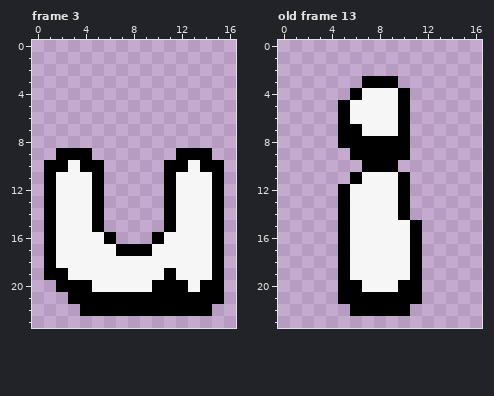
Two states of a pixel-art file, assets/asset shit/hud gfx/score font/letters/score font letters.aseprite. The first picture shows the starting point.
17x24 pixels, 16 frames. Shown: frame 3, old frame 13. The commit also changed other frames, which this record leaves out.
After:
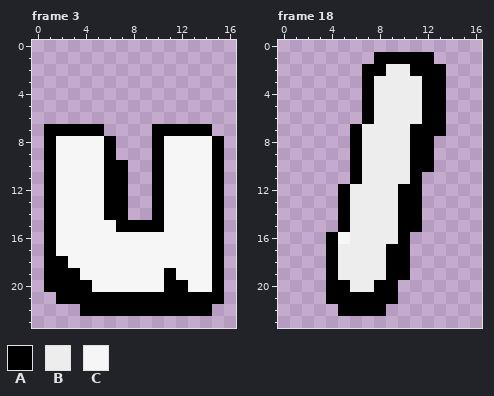
Palette (. is transparent): A #000000  B #ededed  C #f6f6f6
A new or re-ordered frame is compared with the old frame closest to it.
The edit:
frames 16 -> 18
Changed rows in their new state; - is an unchanged pixel.
Frame 3, layer "Layer 1":
first column x 1:
 7 AAAAA----AAAAA-
 8 ACCCCA---ACCCCA
 9 ACCCCA---ACCCCA
10 -C-CCAA--ACC-C-
11 ----CAA--AC----
12 ----CAA--AC----
13 ----CAA--AC----
14 ----CAA--AC----
15 ----CCAAAAC----
16 -----CCCCC-----
17 ------CCC------
18 -A-------------
19 --A------------
20 A--------C---C-
21 -A-------------
Frame 18 is new; against old frame 13, layer "Layer 1":
first column x 4:
 1 ----AAAAA-
 2 ---AABBAAA
 3 ----BBBBAA
 4 --.ABBBBAA
 5 -..ABBBBAA
 6 -..ABBBBAA
 7 -.-BBBBAAA
 8 -.-BBBBAA-
 9 ---BBBBAA-
10 --ABBBBAA-
11 ---BBBBA--
12 --BBBB-A--
13 --BBBB-A--
14 --BBBB-A--
15 --BBBBA---
16 ACBBBBA.--
17 ABBBBAA.--
18 ABBBBAA.--
19 ABBBBAA.--
20 A-BBAA..--
21 A-----..--
22 -A---..---
